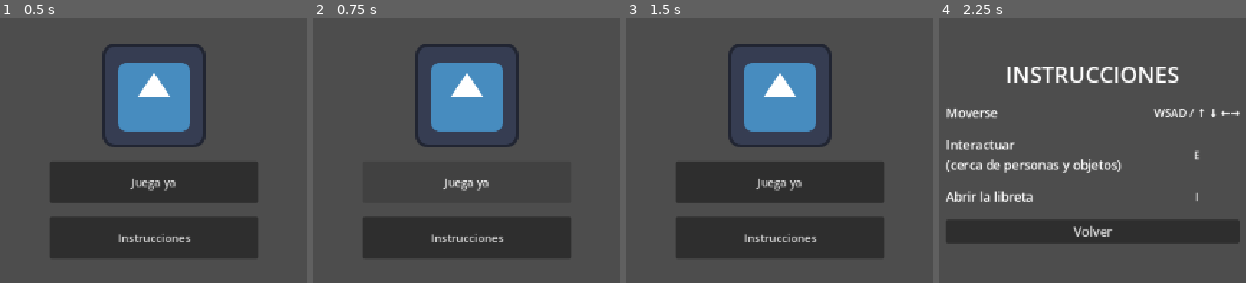
Above: before the commit, frames 1-4 (left to right).
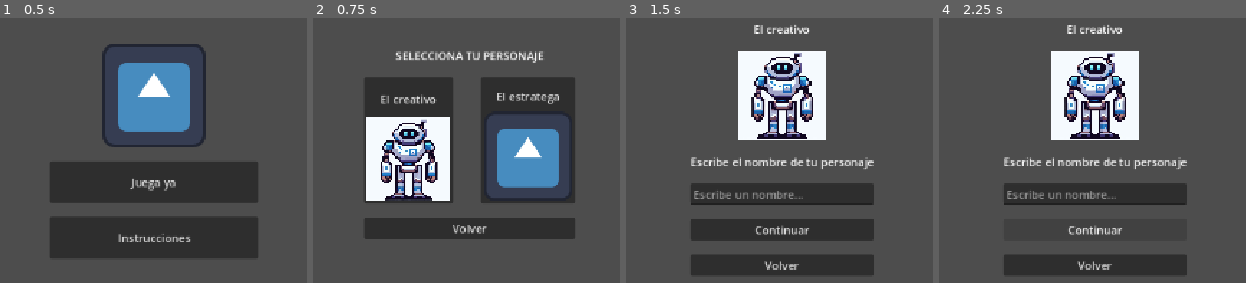
Above: after the commit, the same moments.

Repository: Laura26cal/UNlema
Game: Godot game, scene res://Scenes/main_menu.tscn
The game is run twice, just before and just after one commit, with the same random seed, the same clock (stepped at 60 frames per second) and the same inputs. The engine's default icon, where the game draws it, is replaced by a stand-in: a white triangle on a blue panel in a dark square.
Inputs (mouse positions are in pixels of both pictures, inside the frame that each line leads up to):
- Up to frame 1 (0.5 s): no input
- Up to frame 2 (0.75 s): click "Juega ya" at 0.5 s
- Up to frame 3 (1.5 s): click (721, 139) at 1.25 s, where only the run after the commit has a clickable "El creativo"
- Up to frame 4 (2.25 s): click (1095, 230) at 2 s, where only the run after the commit has a clickable "Continuar"

Frame 1 is identical in both runs. In frame 2, 34% of the frame differs, in the area x 16-86%, y 9-91%; in frame 3, 27%; in frame 4, 28%.

Commit message:
Create character selection and name entry scenes

Diff:
--- /dev/null
+++ b/Scenes/character_select.tscn
@@ -0,0 +1,66 @@
+[gd_scene format=3 uid="uid://dwgaxpo47v5iy"]
+
+[ext_resource type="Script" uid="uid://3xgttqhiq8c5" path="res://Scripts/character_select.gd" id="1_o8raw"]
+[ext_resource type="Texture2D" uid="uid://cykgvjxfgoolh" path="res://icon.svg" id="1_uelh3"]
+[ext_resource type="Texture2D" uid="uid://csylsfvmukchp" path="res://Assets/Characters/Creative.jpg" id="2_wqg5r"]
+
+[node name="CharacterSelect" type="Control" unique_id=2102368479]
+layout_mode = 3
+anchors_preset = 15
+anchor_right = 1.0
+anchor_bottom = 1.0
+grow_horizontal = 2
+grow_vertical = 2
+script = ExtResource("1_o8raw")
+
+[node name="CenterContainer" type="CenterContainer" parent="." unique_id=61731330]
+layout_mode = 1
+anchors_preset = 15
+anchor_right = 1.0
+anchor_bottom = 1.0
+offset_left = 4.0
+offset_top = -11.0
+offset_right = 4.0
+offset_bottom = -11.0
+grow_horizontal = 2
+grow_vertical = 2
+
+[node name="VBoxContainer" type="VBoxContainer" parent="CenterContainer" unique_id=260115257]
+layout_mode = 2
+theme_override_constants/separation = 20
+
+[node name="Title" type="Label" parent="CenterContainer/VBoxContainer" unique_id=1805914161]
+layout_mode = 2
+text = "SELECCIONA TU PERSONAJE"
+horizontal_alignment = 1
+
+[node name="GridContainer" type="GridContainer" parent="CenterContainer/VBoxContainer" unique_id=1185423026]
+layout_mode = 2
+theme_override_constants/h_separation = 40
+theme_override_constants/v_separation = 20
+columns = 2
+
+[node name="Character1Button" type="Button" parent="CenterContainer/VBoxContainer/GridContainer" unique_id=2101817084]
+custom_minimum_size = Vector2(128, 128)
+layout_mode = 2
+text = "El creativo"
+icon = ExtResource("2_wqg5r")
+icon_alignment = 1
+vertical_icon_alignment = 2
+expand_icon = true
+
+[node name="Character2Button" type="Button" parent="CenterContainer/VBoxContainer/GridContainer" unique_id=939873910]
+custom_minimum_size = Vector2(128, 128)
+layout_mode = 2
+text = "El estratega"
+icon = ExtResource("1_uelh3")
+icon_alignment = 1
+vertical_icon_alignment = 2
+
+[node name="BackButton" type="Button" parent="CenterContainer/VBoxContainer" unique_id=1205153959]
+layout_mode = 2
+text = "Volver"
+
+[connection signal="pressed" from="CenterContainer/VBoxContainer/GridContainer/Character1Button" to="." method="_on_character_1_button_pressed"]
+[connection signal="pressed" from="CenterContainer/VBoxContainer/GridContainer/Character2Button" to="." method="_on_character_2_button_pressed"]
+[connection signal="pressed" from="CenterContainer/VBoxContainer/BackButton" to="." method="_on_back_button_pressed"]
--- /dev/null
+++ b/Scenes/character_setup.tscn
@@ -0,0 +1,56 @@
+[gd_scene format=3 uid="uid://brawkq8witlrc"]
+
+[ext_resource type="Script" uid="uid://cmcabxtpe1qel" path="res://Scripts/character_setup.gd" id="1_2ksni"]
+
+[node name="CharacterSetup" type="Control" unique_id=1569568387]
+layout_mode = 3
+anchors_preset = 15
+anchor_right = 1.0
+anchor_bottom = 1.0
+grow_horizontal = 2
+grow_vertical = 2
+script = ExtResource("1_2ksni")
+
+[node name="CenterContainer" type="CenterContainer" parent="." unique_id=251965428]
+layout_mode = 1
+anchors_preset = 15
+anchor_right = 1.0
+anchor_bottom = 1.0
+offset_left = 3.0
+offset_top = -3.0
+offset_right = 3.0
+offset_bottom = -3.0
+grow_horizontal = 2
+grow_vertical = 2
+
+[node name="VBoxContainer" type="VBoxContainer" parent="CenterContainer" unique_id=1478256580]
+layout_mode = 2
+theme_override_constants/separation = 20
+
+[node name="CharacterName" type="Label" parent="CenterContainer/VBoxContainer" unique_id=1326317110]
+layout_mode = 2
+horizontal_alignment = 1
+
+[node name="CharacterPreview" type="TextureRect" parent="CenterContainer/VBoxContainer" unique_id=1088187971]
+custom_minimum_size = Vector2(128, 128)
+layout_mode = 2
+expand_mode = 1
+stretch_mode = 5
+
+[node name="NameLabel" type="Label" parent="CenterContainer/VBoxContainer" unique_id=2082624954]
+layout_mode = 2
+text = "Escribe el nombre de tu personaje"
+
+[node name="NameInput" type="LineEdit" parent="CenterContainer/VBoxContainer" unique_id=923005567]
+layout_mode = 2
+placeholder_text = "Escribe un nombre..."
+
+[node name="ContinueButton" type="Button" parent="CenterContainer/VBoxContainer" unique_id=249942114]
+layout_mode = 2
+text = "Continuar"
+
+[node name="BackButton" type="Button" parent="CenterContainer/VBoxContainer" unique_id=864384932]
+layout_mode = 2
+text = "Volver"
+
+[connection signal="pressed" from="CenterContainer/VBoxContainer/BackButton" to="." method="_on_back_button_pressed"]
--- a/Scenes/main_menu.tscn
+++ b/Scenes/main_menu.tscn
@@ -17,6 +17,7 @@
 anchors_preset = 15
 anchor_right = 1.0
 anchor_bottom = 1.0
+offset_bottom = 6.1035156e-05
 grow_horizontal = 2
 grow_vertical = 2
 
@@ -41,4 +42,5 @@
 layout_mode = 2
 text = "Instrucciones"
 
+[connection signal="pressed" from="CenterContainer/VBoxContainer/PLayButton" to="." method="_on_play_button_pressed"]
 [connection signal="pressed" from="CenterContainer/VBoxContainer/InstructionsButton" to="." method="_on_instructions_button_pressed"]
--- /dev/null
+++ b/Scripts/character_select.gd
@@ -0,0 +1,23 @@
+extends Control
+
+
+# Called when the node enters the scene tree for the first time.
+func _ready():
+	pass # Replace with function body.
+
+
+# Called every frame. 'delta' is the elapsed time since the previous frame.
+func _process(delta):
+	pass
+
+func _on_back_button_pressed():
+	get_tree().change_scene_to_file("res://Scenes/main_menu.tscn")
+
+
+func _on_character_1_button_pressed():
+	GameData.selected_character = "creative"
+	get_tree().change_scene_to_file("res://Scenes/character_setup.tscn")
+
+func _on_character_2_button_pressed():
+	GameData.selected_character = "strategist"
+	get_tree().change_scene_to_file("res://Scenes/character_setup.tscn")
--- /dev/null
+++ b/Scripts/character_setup.gd
@@ -0,0 +1,42 @@
+extends Control
+
+# Información de los personajes
+const CHARACTERS = {
+	"creative": {
+		"name": "El creativo",
+		"image": "res://Assets/Characters/Creative.jpg"
+	},
+
+	"strategist": {
+		"name": "El estratega",
+		"image": "res://icon.svg"
+	}
+}
+
+# Referencia a los nodos
+@onready var character_name: Label = $CenterContainer/VBoxContainer/CharacterName
+
+@onready var character_preview: TextureRect = $CenterContainer/VBoxContainer/CharacterPreview
+
+# Called when the node enters the scene tree for the first time.
+func _ready():
+	update_character_info()
+
+
+func update_character_info():
+	var character = CHARACTERS.get(GameData.selected_character, {})
+
+	if character.is_empty():
+		push_error("No se encontró información del personaje seleccionado.")
+		return
+
+	character_name.text = character["name"]
+
+	character_preview.texture = load(character["image"])
+
+# Called every frame. 'delta' is the elapsed time since the previous frame.
+func _process(delta):
+	pass
+
+func _on_back_button_pressed():
+	get_tree().change_scene_to_file("res://Scenes/character_select.tscn")
--- /dev/null
+++ b/Scripts/game_data.gd
@@ -0,0 +1,15 @@
+extends Node
+
+
+# Called when the node enters the scene tree for the first time.
+func _ready():
+	pass # Replace with function body.
+
+
+# Called every frame. 'delta' is the elapsed time since the previous frame.
+func _process(delta):
+	pass
+
+var selected_character: String = ""
+
+var player_name: String = ""
--- a/Scripts/main_menu.gd
+++ b/Scripts/main_menu.gd
@@ -11,5 +11,7 @@
 	pass
 
 func _on_instructions_button_pressed():
-	print("¡Se presionó el botón de instrucciones!")
 	get_tree().change_scene_to_file("res://Scenes/instructions.tscn")
+
+func _on_play_button_pressed():
+	get_tree().change_scene_to_file("res://Scenes/character_select.tscn")
--- a/project.godot
+++ b/project.godot
@@ -15,6 +15,10 @@
 config/features=PackedStringArray("4.7", "GL Compatibility")
 config/icon="res://icon.svg"
 
+[autoload]
+
+GameData="*uid://bmjetkfn333w4"
+
 [display]
 
 window/stretch/mode="canvas_items"
Binary file added: Assets/Characters/Creative.jpg
Not shown, added: Assets/Characters/Creative.jpg.import
Not shown, added: Scripts/character_select.gd.uid
Not shown, added: Scripts/character_setup.gd.uid
Not shown, added: Scripts/game_data.gd.uid
